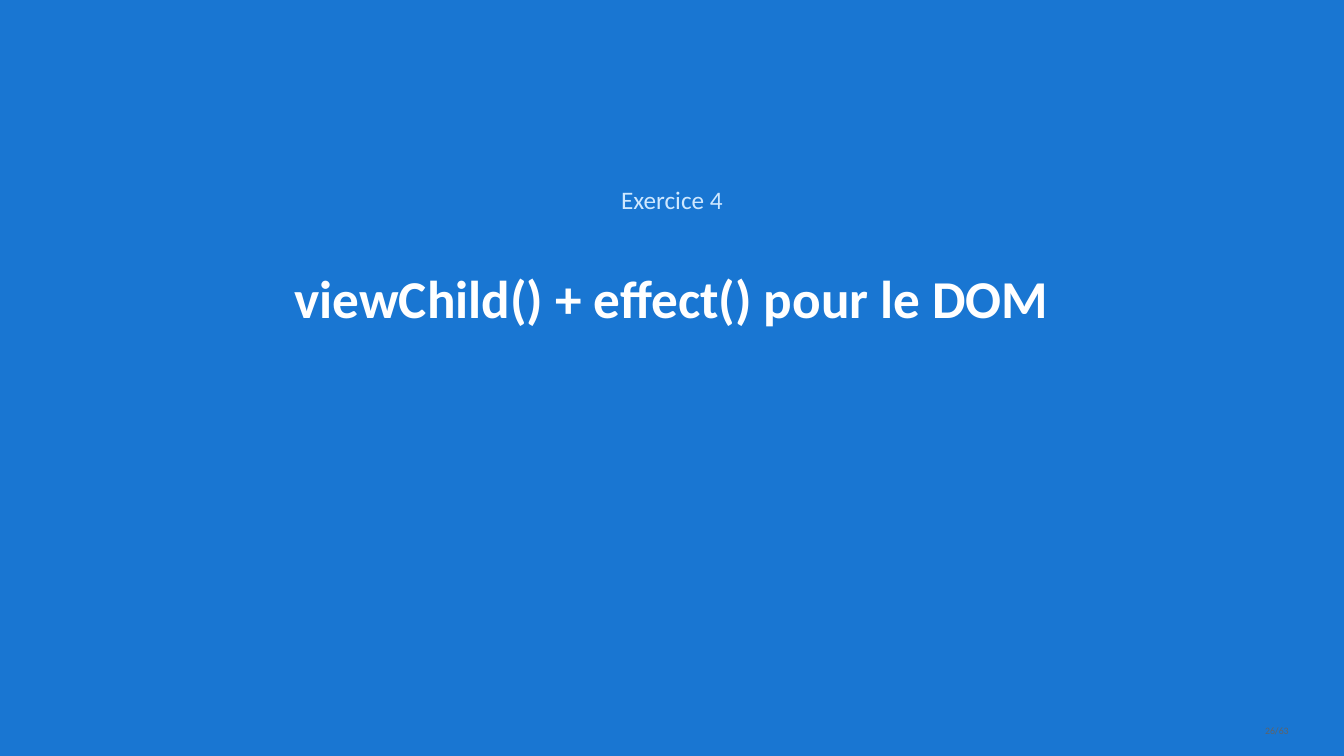
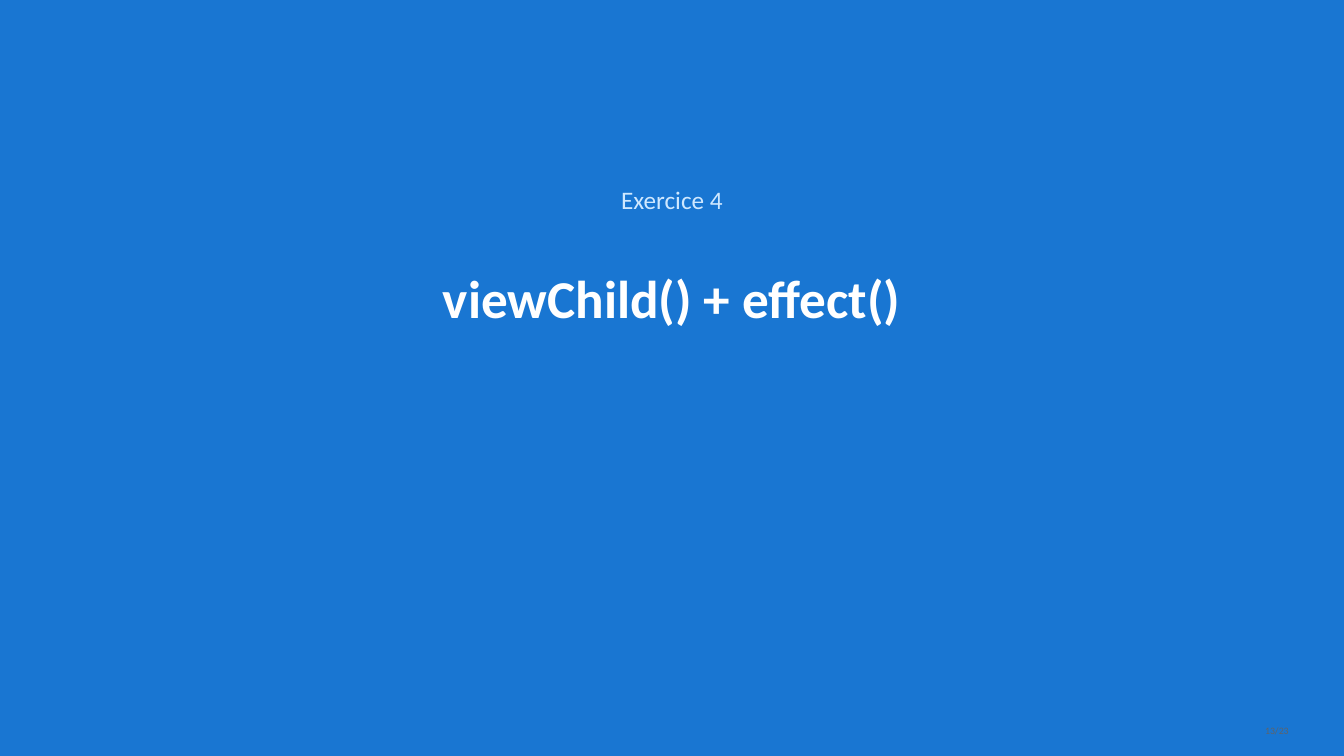
Before and after one commit to AchrafSlaoui/dojo-angular, a slide deck: slide 13 of docs/dojo-signals.pptx (slide 26 before the commit). Drawn at 1344x756 pixels with LibreOffice and Linux fonts; fonts in the diff are those of the drawing. Boxes give left, top, right and bottom in pixels: in the first picture for what was removed or moved away, otherwise in the second. Text is boxed around its words. In the diff, an @@ line names an element or a change of style, - is before the commit and + after.

```diff
--- a/docs/dojo-signals.pptx
+++ b/docs/dojo-signals.pptx
@@ text at bbox=[443, 278, 900, 326]: text changed @@
-viewChild() + effect() pour le DOM
+viewChild() + effect()
```
Also in this commit, not shown: 8 other slides changed, 14 slides added, 54 slides removed, 2 other files.
